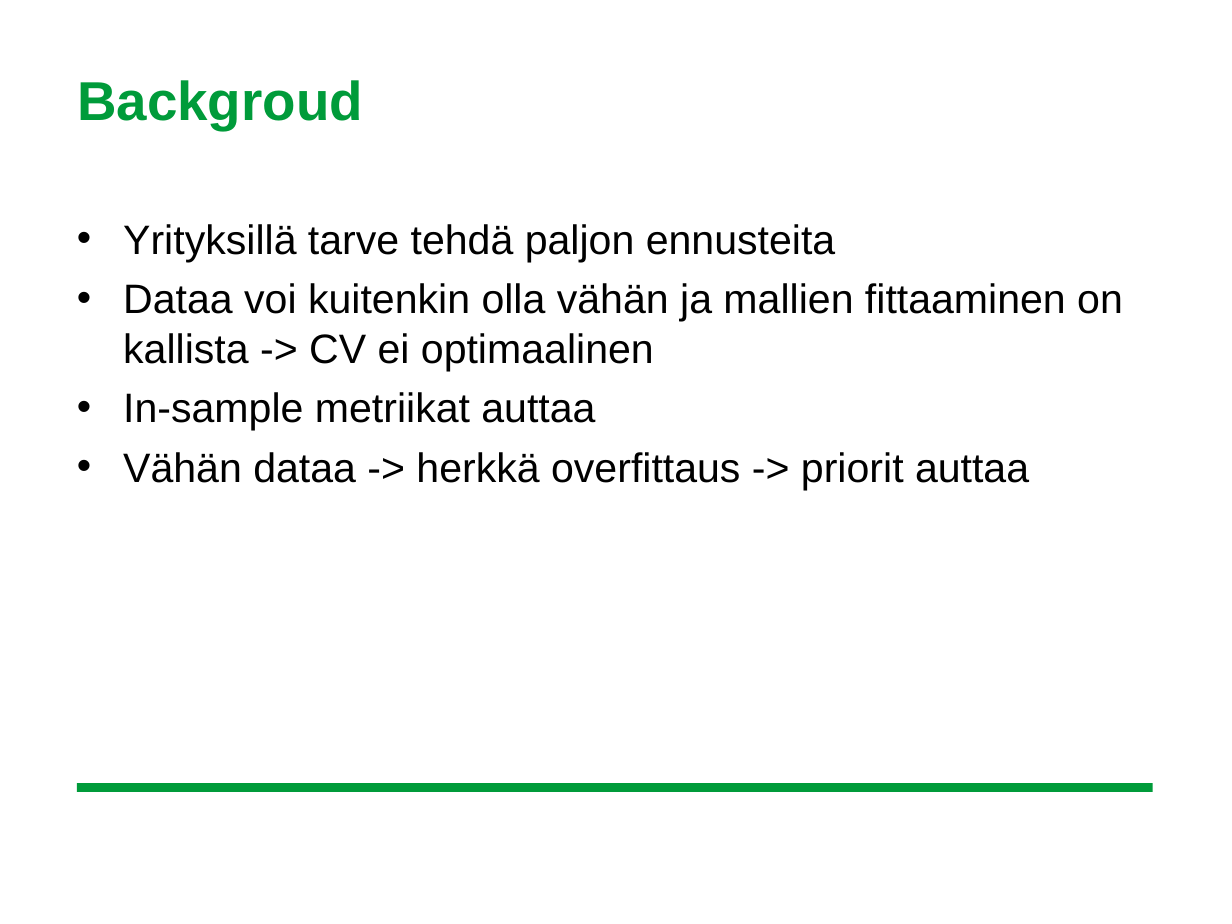
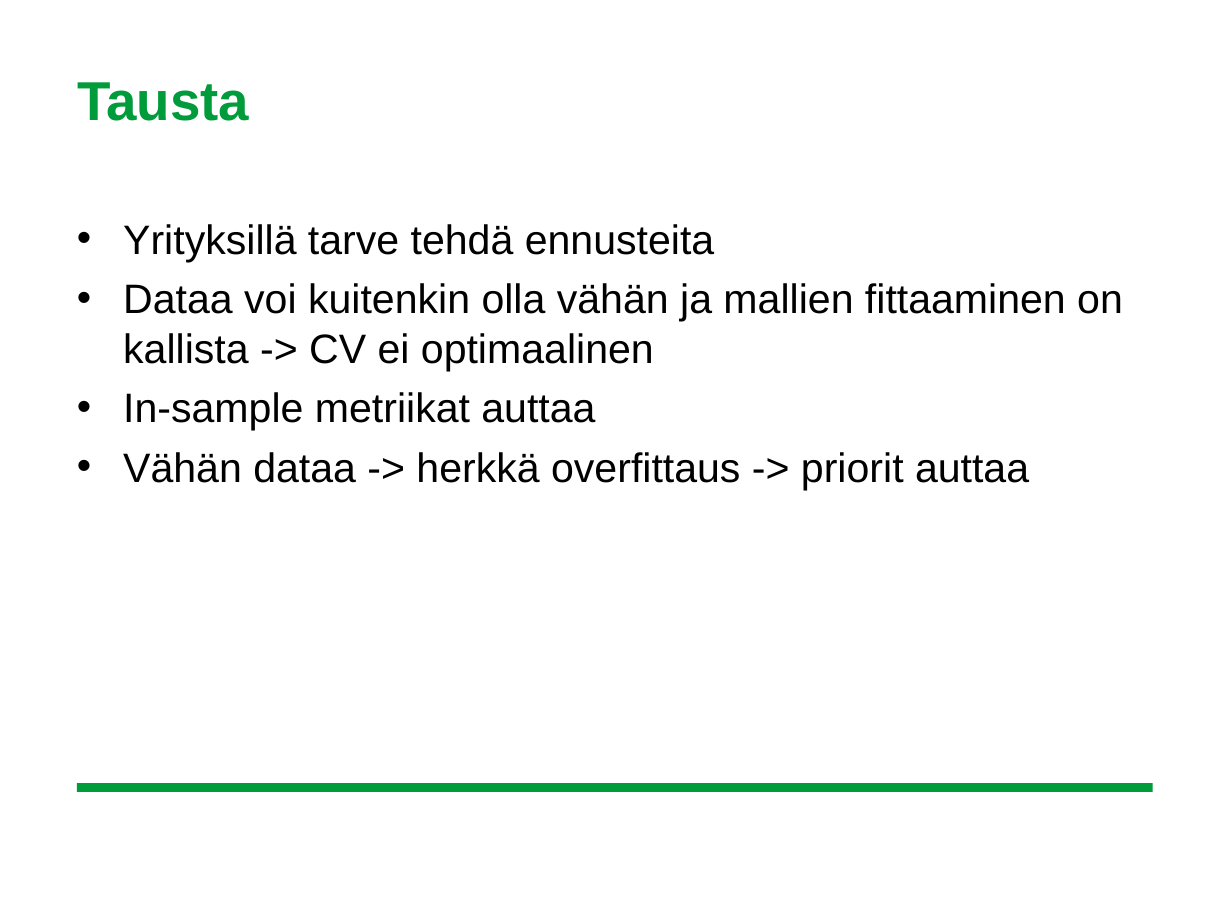
Before and after one commit to leevirontySF/BSC_thesis, a slide deck: slide 3 of aihepresis.ppt. Drawn at 1232x924 pixels with LibreOffice and Linux fonts; fonts in the diff are those of the drawing; background and template pictures are left out. Boxes give left, top, right and bottom in pixels: in the first picture for what was removed or moved away, otherwise in the second. Text is boxed around its words. In the diff, an @@ line names an element or a change of style, - is before the commit and + after.

```diff
--- a/aihepresis.ppt
+++ b/aihepresis.ppt
@@ title at [77, 82, 249, 121]: text changed @@
-Backgroud
+Tausta
@@ text at [123, 224, 715, 262]: text changed @@
-• Yrityksillä tarve tehdä paljon ennusteita
+• Yrityksillä tarve tehdä ennusteita
```
Also in this commit, not shown: 4 other slides changed, 2 slides added, 2 slides removed, 6 other files.
